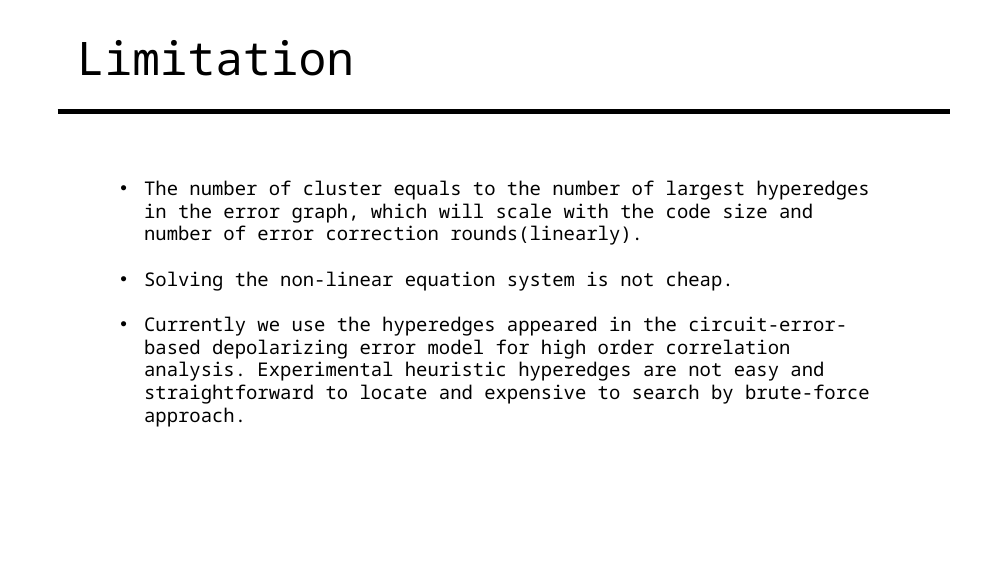
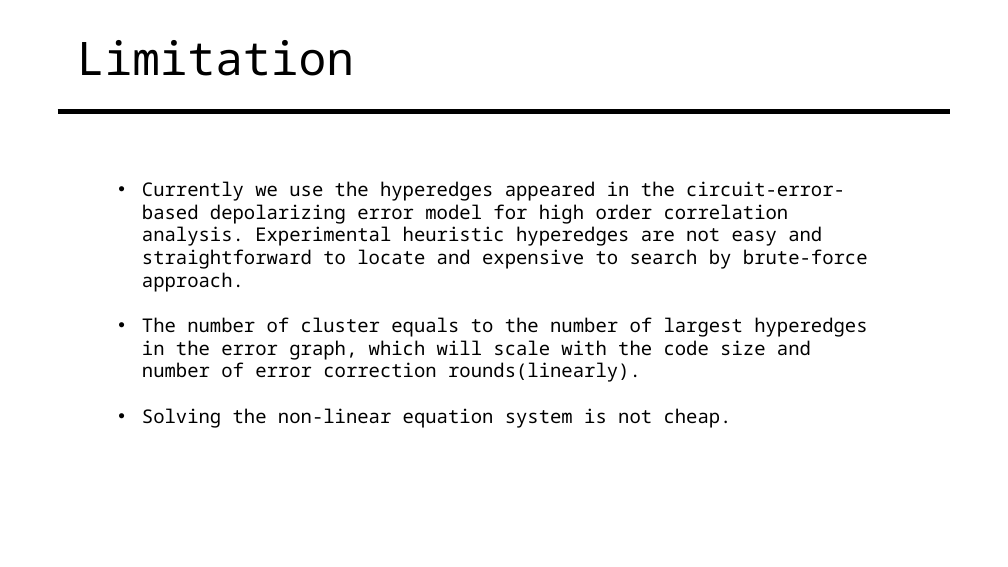
Before and after one commit to inmzhang/correlation, a slide deck: slide 12 of examples/correlation_analysis.pptx (slide 13 before the commit). Drawn at 1008x567 pixels with LibreOffice and Linux fonts; fonts in the diff are those of the drawing. Boxes give left, top, right and bottom in pixels: in the first picture for what was removed or moved away, otherwise in the second. Text is boxed around its words. In the diff, an @@ line names an element or a change of style, - is before the commit and + after.

```diff
--- a/examples/correlation_analysis.pptx
+++ b/examples/correlation_analysis.pptx
@@ text at (x1=142, y1=181, x2=868, y2=292): paragraph added @@
+• Currently we use the hyperedges appeared in the circuit-error-based depolarizing error model for high order correlation analysis. Experimental heuristic hyperedges are not easy and straightforward to locate and expensive to search by brute-force approach.
@@ text at (x1=144, y1=316, x2=870, y2=427): paragraph removed @@
-• Currently we use the hyperedges appeared in the circuit-error-based depolarizing error model for high order correlation analysis. Experimental heuristic hyperedges are not easy and straightforward to locate and expensive to search by brute-force approach.
```
Also in this commit, not shown: 3 other slides changed.
